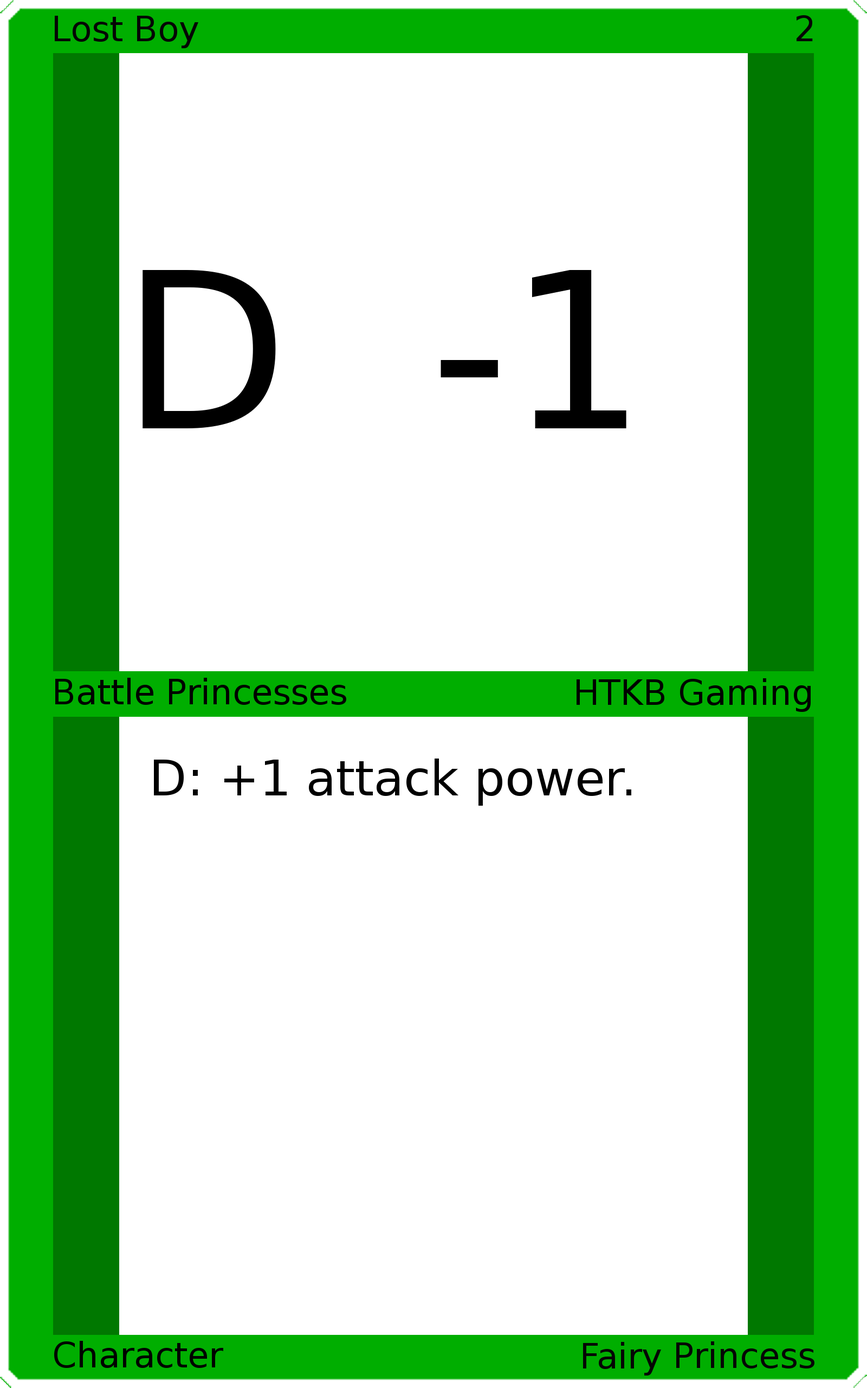
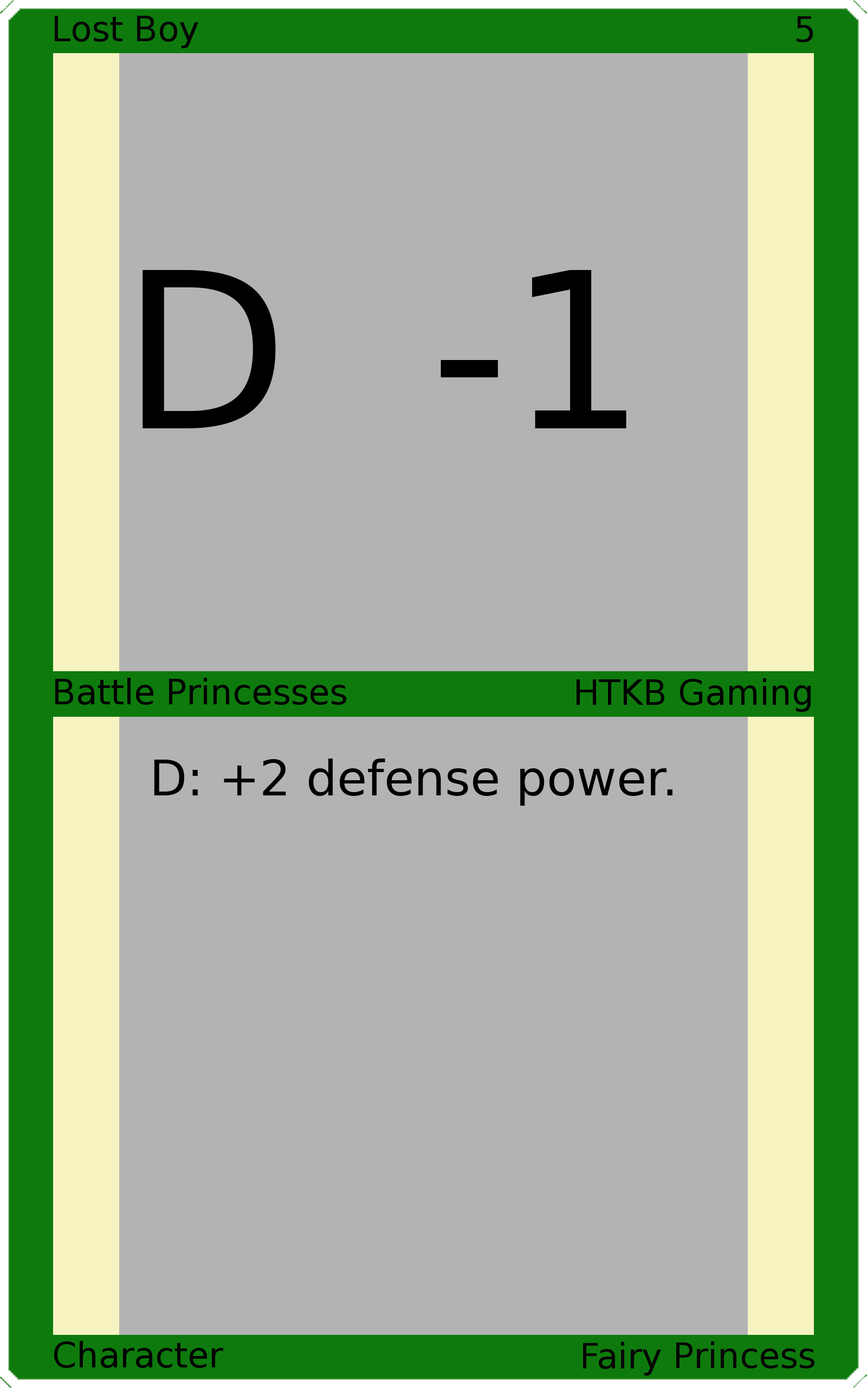
The second (867, 1388) image is a revision of the first. Changes to its layers:
painted on "Upper Right" over [796, 15, 814, 43]
painted on "Card Text" over [153, 758, 673, 806]
painted on "Border" over [0, 0, 867, 1388]
painted on "Top Background" over [119, 52, 748, 673]
painted on "Bottom Background" over [119, 715, 748, 1336]
painted on "Background" over [35, 35, 832, 1352]
